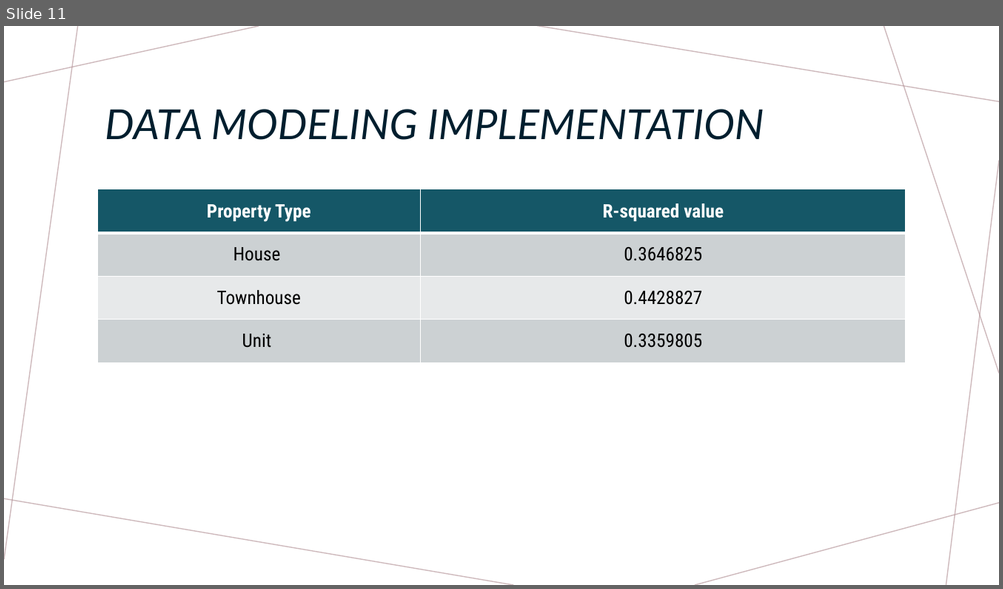
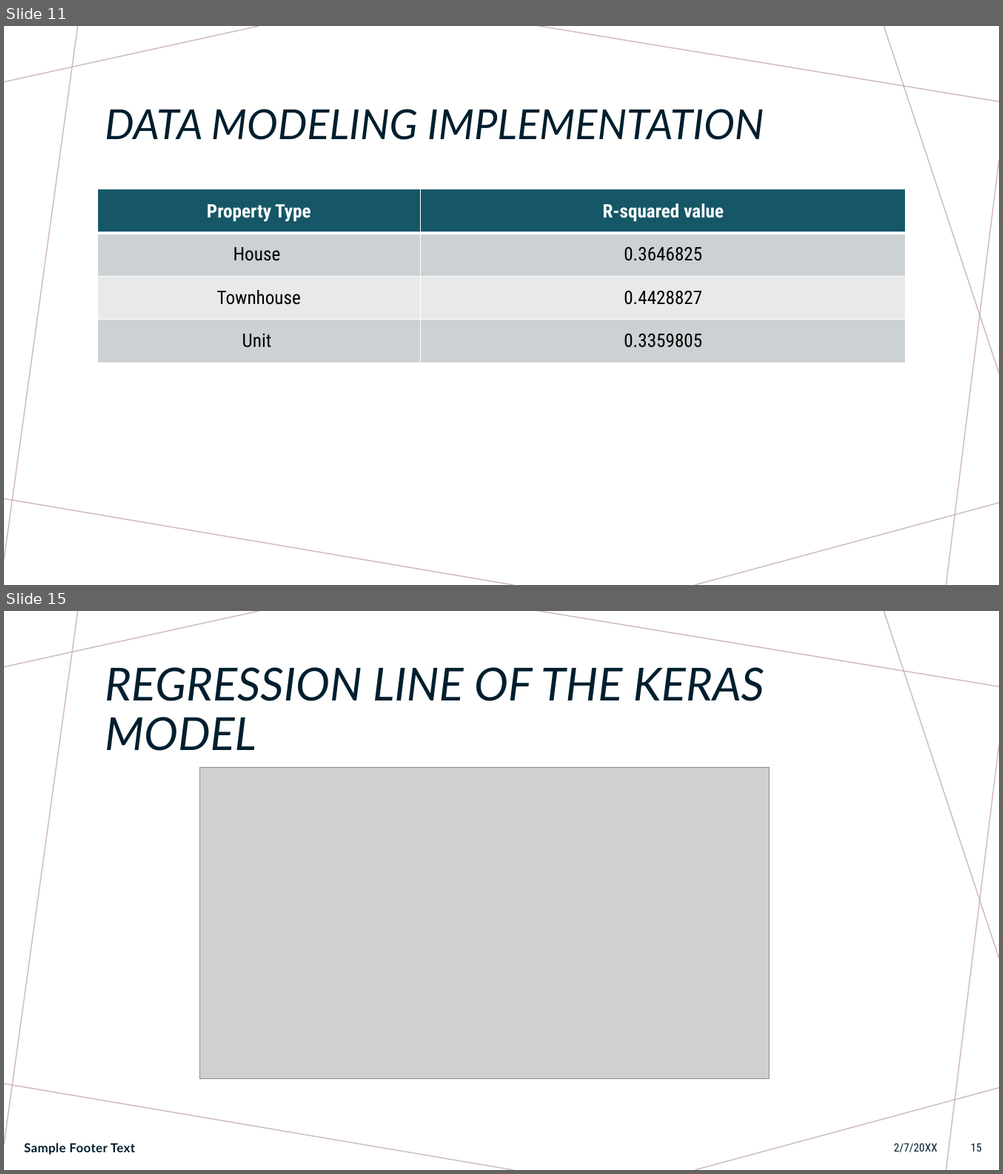
Before and after one commit to Anguyensfg/project-4, a slide deck: Project 4.pptx. Shown one above the other, each under a label of ours: slide 11 before the commit, slides 11 and 15 after it; the slides between them are not shown. The pictures are 1003x589 and 1003x1174 pixels, drawn with LibreOffice and Linux fonts; fonts in the diff are those of the drawing; grey boxes stand for pictures. Boxes give left, top, right and bottom in pixels: in the first picture for what was removed or moved away, otherwise in the second. Text is boxed around its words. In the diff, an @@ line names an element or a change of style, - is before the commit and + after.

Commit message:
Upload deep learning model

```diff
--- a/Project 4.pptx
+++ b/Project 4.pptx
@@ slide 15 added at (4,611,999,1170), background #FFFFFF; not listed: 7 template elements that a slide beside it also shows @@
@@ title added at (105,667,764,751), 44 pt, text #001E2E, italic @@
+REGRESSION LINE OF THE KERAS MODEL
@@ picture added at (200,767,769,1079) @@
@@ text added at (24,1143,135,1155), 12 pt, text #001E2E, bold @@
+Sample Footer Text
@@ text added at (893,1144,937,1153), 11 pt, text #001E2E @@
+2/7/20XX
@@ page number added at (970,1144,982,1152), 11 pt, text #001E2E @@
+15
```
Also in this commit, not shown: 4 other slides added, 2 other files.
